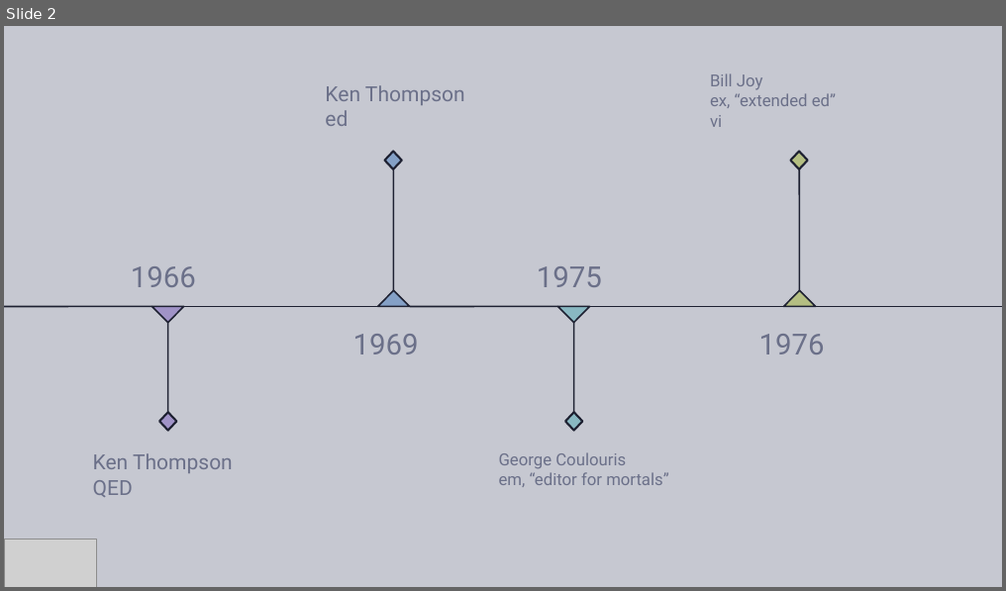
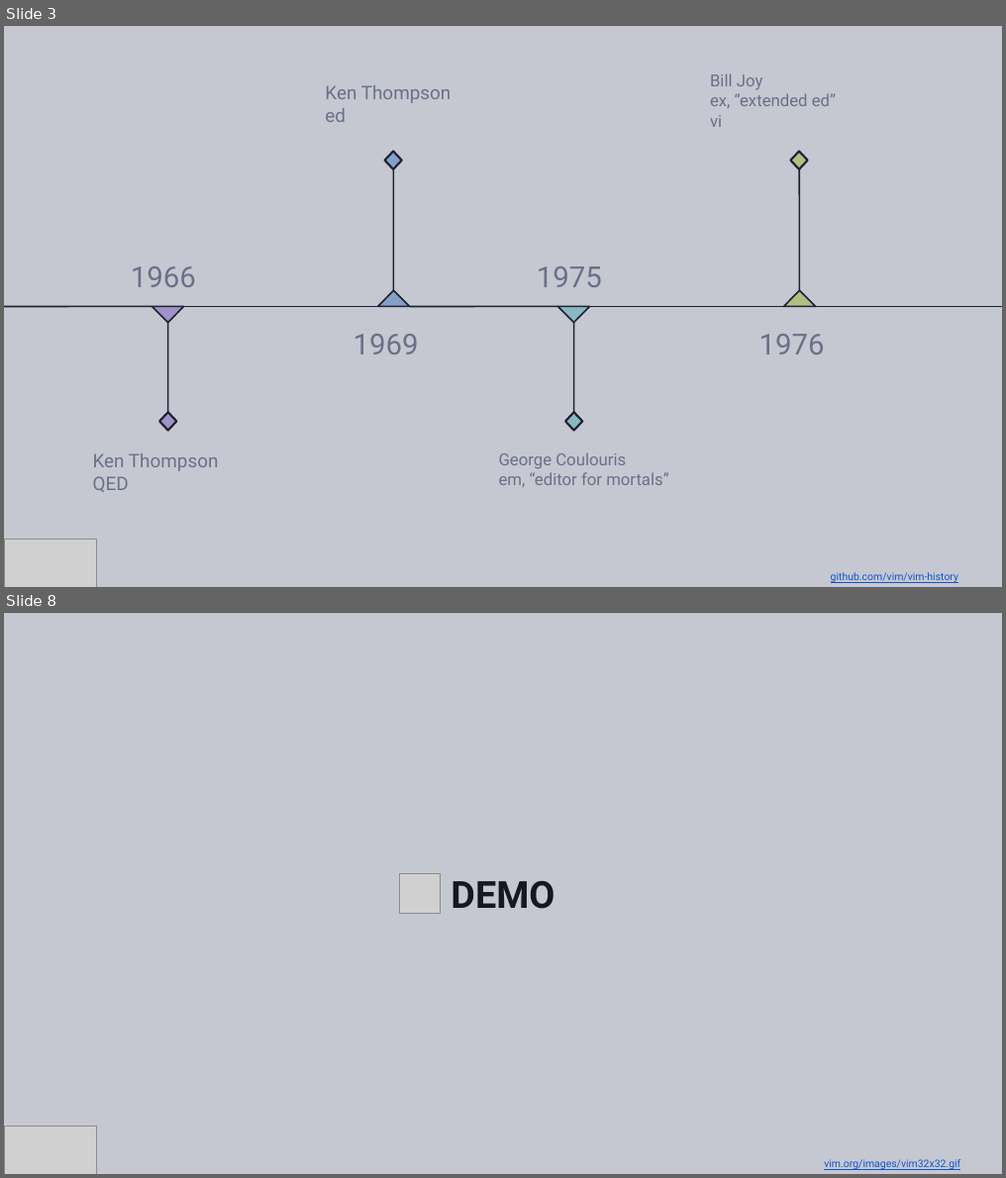
Before and after one commit to Ungerfall/ungerfall.github.io, a slide deck: presentation/vim/vim-in-dotnet.pptx. Shown one above the other, each under a label of ours: slide 2 before the commit, slides 3 and 8 after it; the slides between them are not shown. The pictures are 1006x591 and 1006x1178 pixels, drawn with LibreOffice and Linux fonts; fonts in the diff are those of the drawing; grey boxes stand for pictures; background and template pictures are left out. Boxes give left, top, right and bottom in pixels: in the first picture for what was removed or moved away, otherwise in the second. Text is boxed around its words. In the diff, an @@ line names an element or a change of style, - is before the commit and + after.

```diff
--- a/presentation/vim/vim-in-dotnet.pptx
+++ b/presentation/vim/vim-in-dotnet.pptx
@@ slide 8 added at [4,613,1002,1174], background #C6C8D1 @@
@@ picture added at [399,873,440,914] @@
@@ title added at [450,881,554,909], 36 pt, text #161821, bold @@
+DEMO
@@ picture added at [4,1127,97,1174] @@
@@ text added at [824,1159,960,1170], 10 pt, text #1155CC, underline @@
+vim.org/images/vim32x32.gif
@@ what was slide 2 is now slide 3 @@
@@ slide 3 changed as well @@
@@ text "Ken Thompson" at [325,85,451,122]: size 20 to 18 pt @@
@@ text "Ken Thompson" at [93,454,219,492]: size 20 to 18 pt @@
@@ text added at [831,572,958,583], 10 pt, text #1155CC, underline @@
+github.com/vim/vim-history
```
Also in this commit, not shown: 23 other slides added, 1 slide removed.
